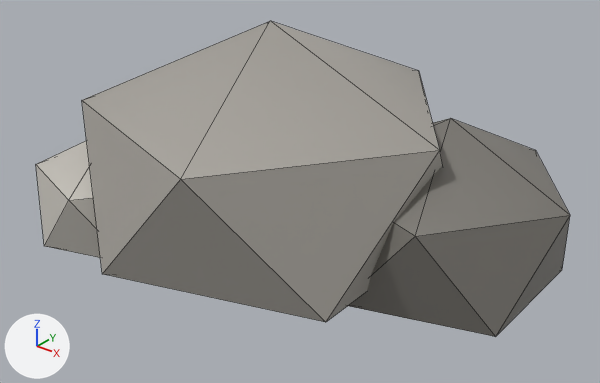
The glTF model art/models/stone.glb, before and after one commit.
Rendered twice from a 50 mm camera at (0.623, -0.723, 0.525) aimed at (0.055, -0.014, 0.085). Lighting does not change. The marker at lower left points along +X, +Y and +Z. The picture after the commit comes second. Mesh edges are drawn as thin lines. Vertices at exactly the same position are counted once.

Script lines for the objects in view, before the commit:
```python
me_stone = bpy.data.meshes.new('stone')
me_stone.from_pydata(...)  # an icosphere of 20 faces spanning x -0.233..0.233, y -0.221..0.221, z -0.082..0.282; an icosphere of 20 faces spanning x 0.048..0.352, y -0.065..0.225, z -0.086..0.186; an icosphere of 20 faces spanning x -0.287..-0.073, y -0.202..0.002, z -0.056..0.136
me_stone.materials.append(mat_defaultmaterial)
ob_stone = bpy.data.objects.new('stone', me_stone)
ob_stone.location = (0.0, 0.0, 0.0)
```
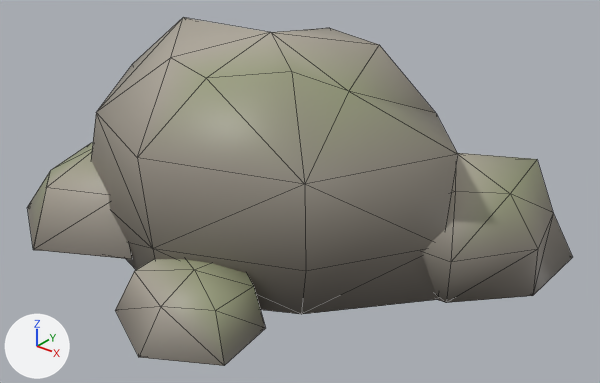
What differs and where, as boxes [x1, y1, x2, y2] in the pictures (600 x 383 px):
'stone', reshaped (10% taller): before [36, 21, 570, 337]; after [27, 17, 572, 366]
part 1 of me_stone, rebuilt: before [82, 21, 443, 322]; after [91, 17, 458, 314]
part 2 of me_stone, rebuilt: before [36, 140, 100, 258]; after [27, 143, 132, 259]
part 3 of me_stone, rebuilt: before [348, 118, 570, 337]; after [422, 153, 572, 303]
part 4 of me_stone, added: after [115, 259, 265, 366]

The edits, one by one:
me_stone is used by ob_stone; location (0.0, 0.0, 0.0).
me_stone had 36 vertices, 60 faces and spanned x -0.287..0.352, y -0.221..0.225, z -0.086..0.282.
me_stone now has 110 vertices, 184 faces and spans x -0.298..0.327, y -0.285..0.229, z 0.0..0.269.
me_stone part 1: the loose piece of 12 vertices spanning x -0.233..0.233, y -0.221..0.221, z -0.082..0.282 is rebuilt with 42 vertices and now spans x -0.252..0.254, y -0.213..0.192, z 0.0..0.269.
me_stone part 2: the loose piece of 12 vertices spanning x -0.287..-0.073, y -0.202..0.002, z -0.056..0.136 is rebuilt with 18 vertices and now spans x -0.298..-0.069, y -0.239..-0.006, z 0.0..0.12.
me_stone part 3: the loose piece of 12 vertices spanning x 0.048..0.352, y -0.065..0.225, z -0.086..0.186 is rebuilt with 30 vertices and now spans x 0.06..0.327, y -0.02..0.229, z 0.0..0.136.
me_stone part 4: a new loose piece of 20 vertices spanning x -0.025..0.138, y -0.285..-0.112, z 0.0..0.064, in mat_defaultmaterial.
